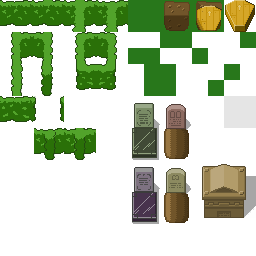
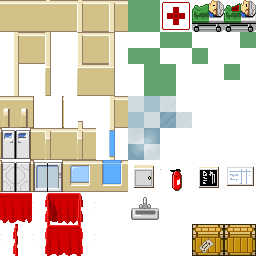
Revision of a layered 256x256 image; what changed, layer by layer:
renamed "Layer 7 copy" to "hospital_set", showed it over (0, 0, 256, 256)
added layer "trolley_shadow" (35%) above "Layer 1" over (192, 24, 256, 32)
hid "cemetry" over (0, 0, 256, 223)
hid "cemetry_shadow" over (132, 3, 256, 224)
